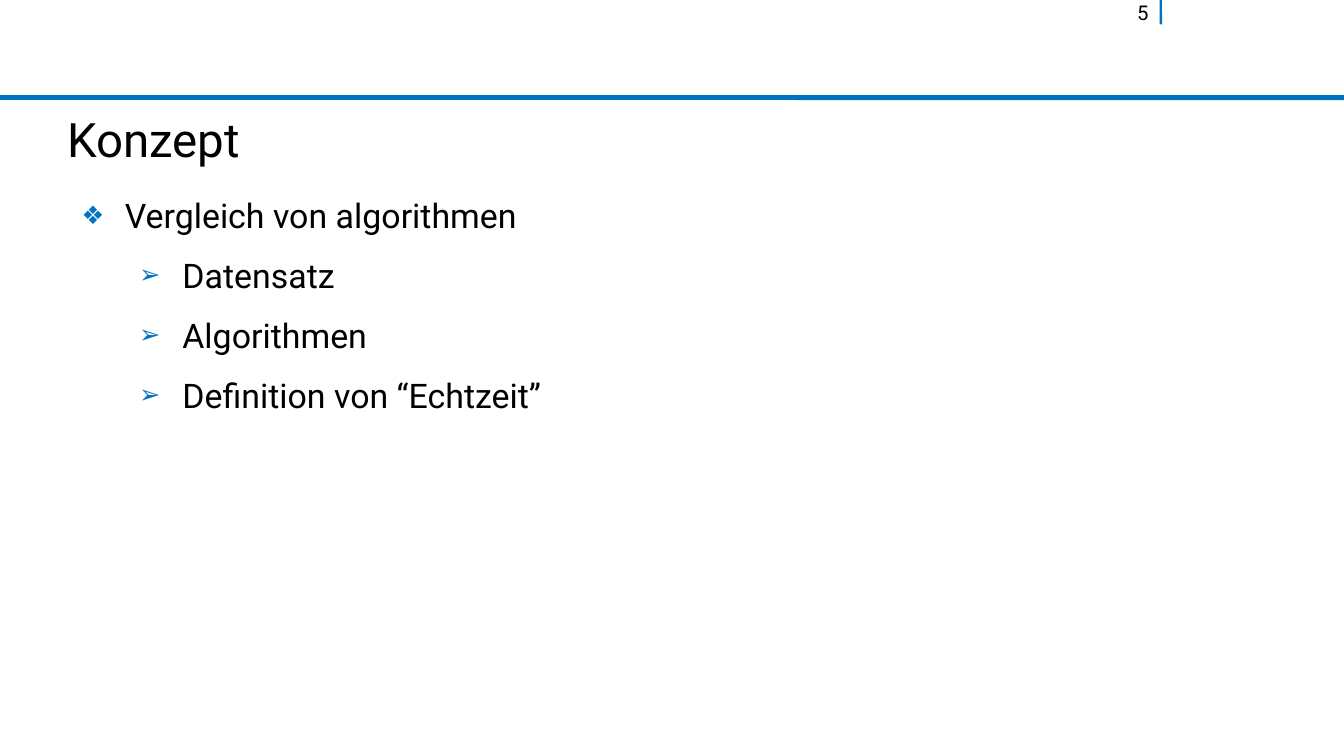
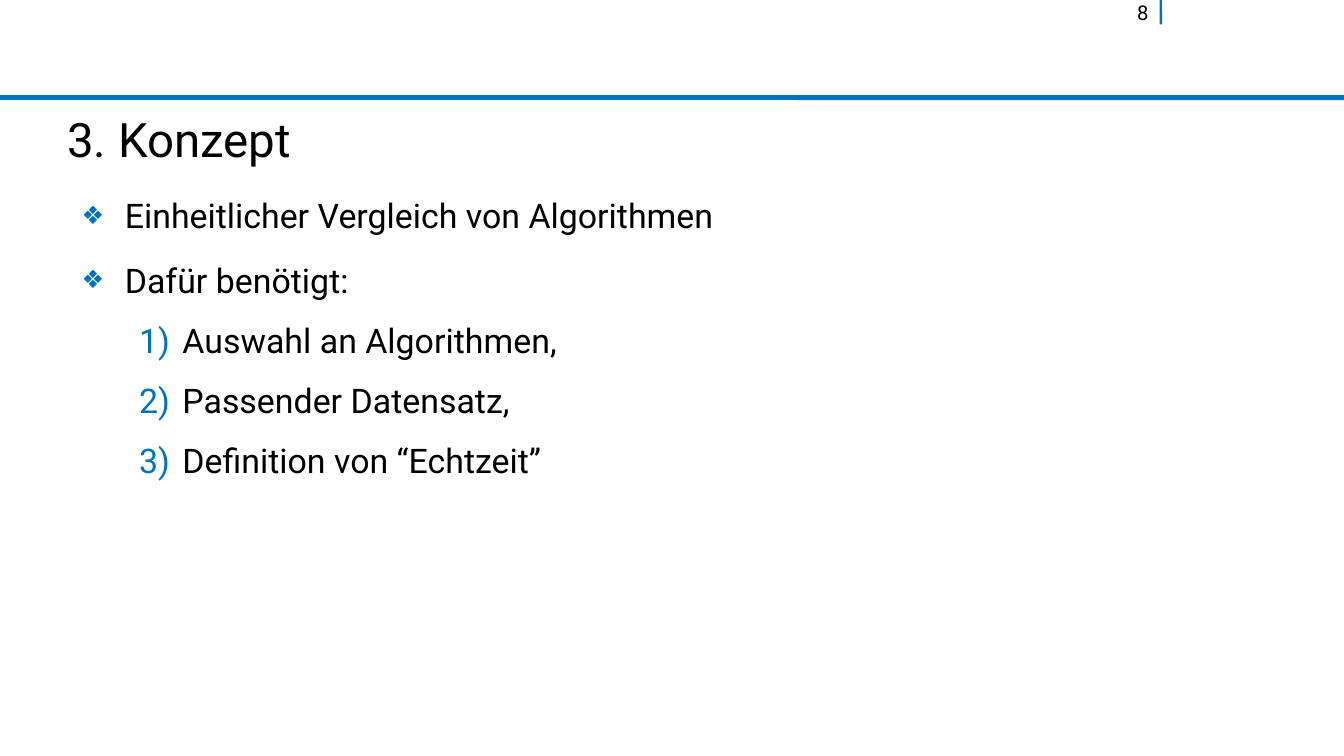
Before and after one commit to rocketman123456/Comparison-of-Real-Time-Plane-Detection-Algorithms, a slide deck: slide 8 of fin-prasentationsvorlage-libreoffice.odp (slide 5 before the commit). Drawn at 1344x756 pixels with LibreOffice and Linux fonts; fonts in the diff are those of the drawing; background and template pictures are left out. Boxes give left, top, right and bottom in pixels: in the first picture for what was removed or moved away, otherwise in the second. Text is boxed around its words. In the diff, an @@ line names an element or a change of style, - is before the commit and + after.

```diff
--- a/fin-prasentationsvorlage-libreoffice.odp
+++ b/fin-prasentationsvorlage-libreoffice.odp
@@ page number at (x1=1137, y1=5, x2=1148, y2=21): text changed @@
-5
+8
@@ title at (x1=67, y1=123, x2=291, y2=167): text changed @@
-Konzept
+3. Konzept
@@ text at (x1=125, y1=202, x2=714, y2=418): text changed @@
-❖ Vergleich von algorithmen
-  ➢ Datensatz
-  ➢ Algorithmen
+❖ Einheitlicher Vergleich von Algorithmen
+❖ Dafür benötigt:
+  1) Auswahl an Algorithmen,
+  2) Passender Datensatz,
@@ text at (x1=182, y1=447, x2=541, y2=474): bullet ➢ to 1) @@
```
Also in this commit, not shown: 11 other slides changed, 5 slides added, 1 slide removed.
